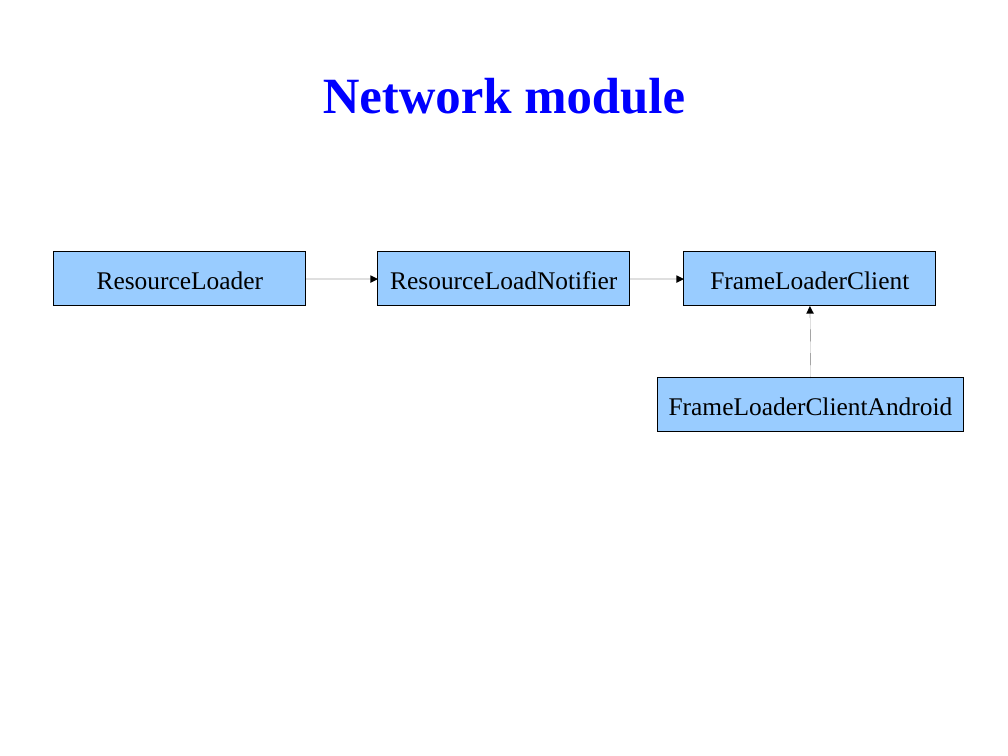
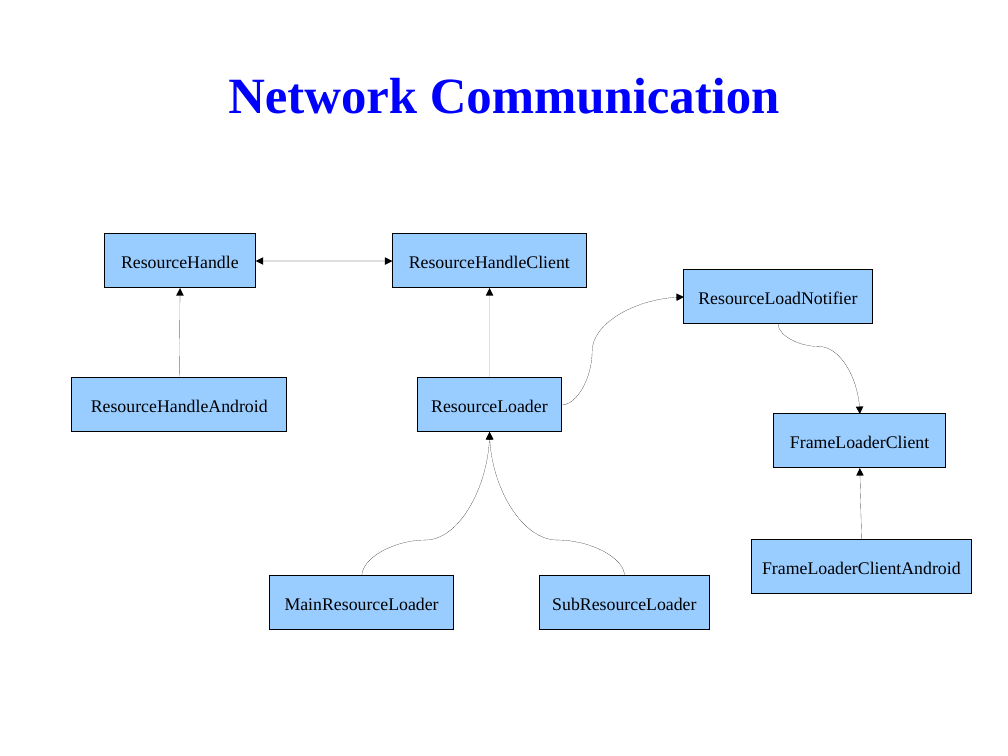
Before and after one commit to tsaicw/browser_research, a slide deck: slide 44 of WebKit/WebKit.odp (slide 57 before the commit). Drawn at 1008x756 pixels with LibreOffice and Linux fonts; fonts in the diff are those of the drawing; background and template pictures are left out. Boxes give left, top, right and bottom in pixels: in the first picture for what was removed or moved away, otherwise in the second. Text is boxed around its words. In the diff, an @@ line names an element or a change of style, - is before the commit and + after.

Commit message:
[WebKit]   Finish the pages about the flow of subresource loading.   Add the "CachedResource" and "CachedResourceClient" pages.   Add the "Network Communication" page.

```diff
--- a/WebKit/WebKit.odp
+++ b/WebKit/WebKit.odp
@@ title at (x1=228, y1=77, x2=780, y2=114): text changed @@
-Network module
+Network Communication
@@ rectangle added at (x1=104, y1=234, x2=255, y2=288), fill #99CCFF, outline #000000 0 pt, 14 pt, text #000000 @@
+ResourceHandle
@@ rectangle added at (x1=392, y1=234, x2=587, y2=288), fill #99CCFF, outline #000000 0 pt, 14 pt, text #000000 @@
+ResourceHandleClient
@@ arrow moved from (306, 279) - (378, 279) to (256, 261) - (392, 261) @@
@@ arrow (256, 261) - (392, 261): arrow to double arrow @@
@@ arrow added from (179, 378) to (180, 288), #000000 0 pt @@
@@ arrow added from (489, 378) to (489, 288), #000000 0 pt @@
@@ curved arrow added from (562, 405) to (684, 297), #000000 0 pt @@
@@ arrow removed from (630, 279) to (684, 279) @@
@@ rectangle "ResourceLoadNotifier" resized from (x1=378, y1=252, x2=630, y2=306) to (x1=684, y1=270, x2=873, y2=324) @@
@@ curved arrow added from (778, 324) to (860, 414), #000000 0 pt @@
@@ rectangle added at (x1=72, y1=378, x2=287, y2=432), fill #99CCFF, outline #000000 0 pt, 14 pt, text #000000 @@
+ResourceHandleAndroid
@@ rectangle "ResourceLoader" resized from (x1=54, y1=252, x2=306, y2=306) to (x1=418, y1=378, x2=562, y2=432) @@
@@ rectangle "FrameLoaderClient" resized from (x1=684, y1=252, x2=937, y2=306) to (x1=774, y1=414, x2=946, y2=468) @@
@@ curved arrow added from (362, 576) to (489, 432), #000000 0 pt @@
@@ curved arrow added from (625, 576) to (489, 432), #000000 0 pt @@
@@ arrow moved from (811, 378) - (810, 306) to (862, 541) - (860, 468) @@
@@ size 20 to 14 pt in 4 elements at (x1=684, y1=270, x2=873, y2=324), (x1=418, y1=378, x2=562, y2=432), (x1=774, y1=414, x2=946, y2=468), (x1=752, y1=541, x2=972, y2=595) @@
@@ rectangle "FrameLoaderClientAndroid" resized from (x1=658, y1=378, x2=964, y2=432) to (x1=752, y1=541, x2=972, y2=595) @@
@@ rectangle added at (x1=270, y1=576, x2=454, y2=630), fill #99CCFF, outline #000000 0 pt, 14 pt, text #000000 @@
+MainResourceLoader
@@ rectangle added at (x1=541, y1=576, x2=710, y2=630), fill #99CCFF, outline #000000 0 pt, 14 pt, text #000000 @@
+SubResourceLoader
```
Also in this commit, not shown: 11 other slides changed, 2 slides added, 1 slide removed.
